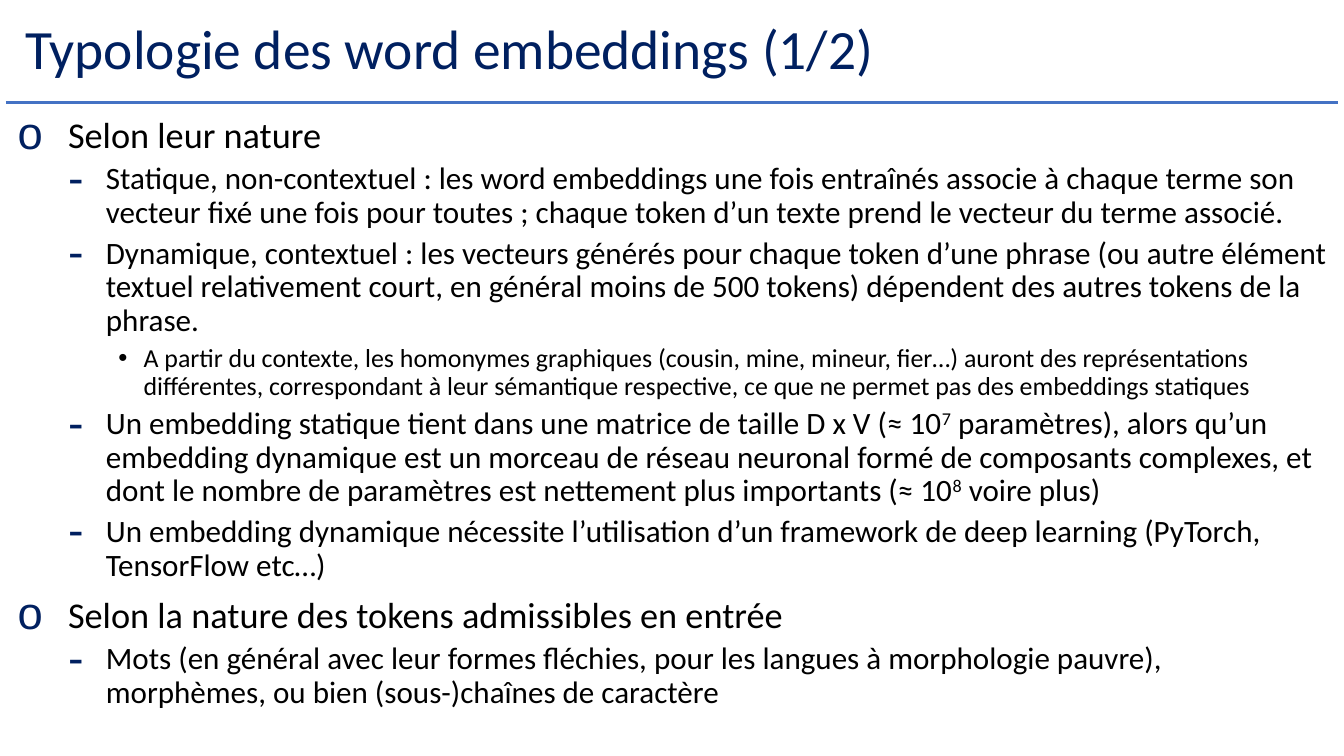
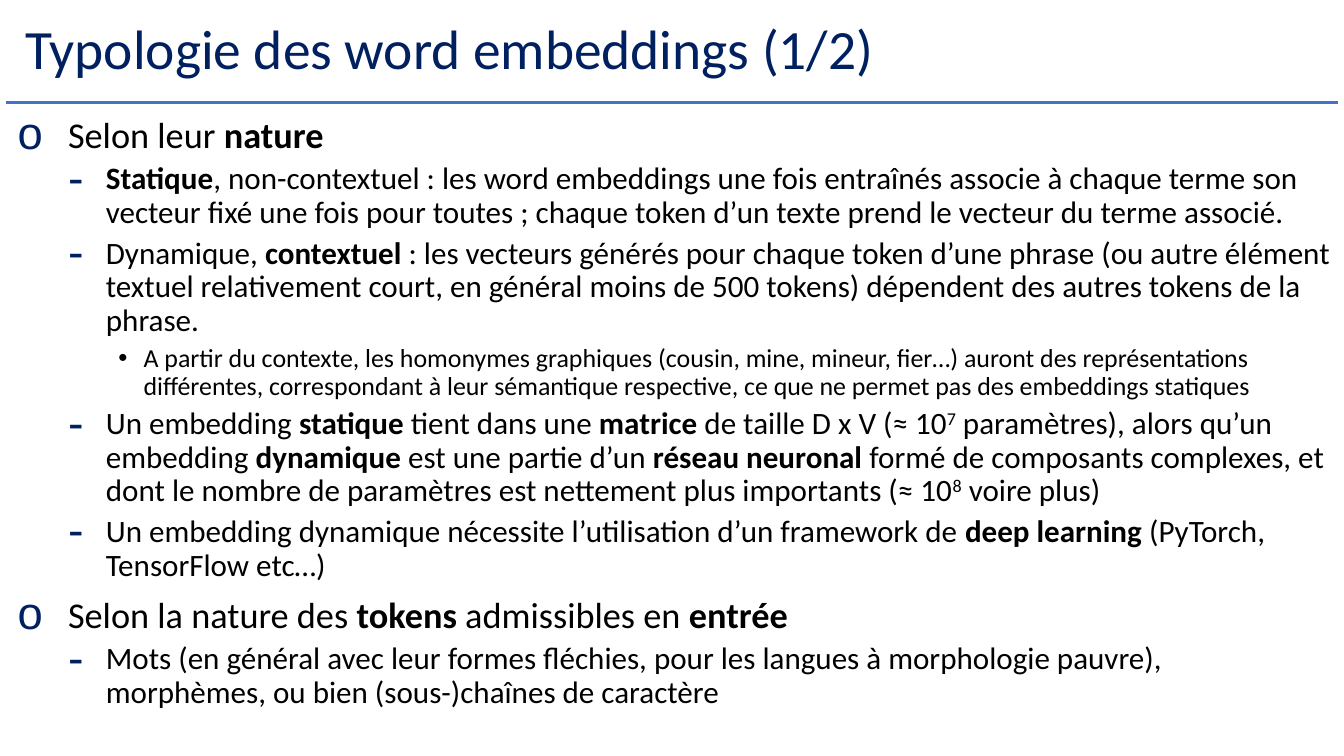
Before and after one commit to Herve-Guerin/cours-NLP-Gustave-Eiffel, a slide deck: slide 68 of Slides/NLP et Analyse Textuelle V2 - 2.pptx (slide 69 before the commit). Drawn at 1344x756 pixels with LibreOffice and Linux fonts; fonts in the diff are those of the drawing. Boxes give left, top, right and bottom in pixels: in the first picture for what was removed or moved away, otherwise in the second. Text is boxed around its words. In the diff, an @@ line names an element or a change of style, - is before the commit and + after.

```diff
--- a/Slides/NLP et Analyse Textuelle V2 - 2.pptx
+++ b/Slides/NLP et Analyse Textuelle V2 - 2.pptx
@@ text at (x1=68, y1=122, x2=1330, y2=629): bold on in "nature", "Statique,", "contextuel", "deep learning" and 1 more places @@
@@ text at (x1=106, y1=411, x2=1324, y2=506): text changed @@
-  – Un embedding statique tient dans une matrice de taille D x V (≈ 107 paramètres), alors qu’un embedding dynamique est un morceau de réseau neuronal formé de composants complexes, et dont le nombre de paramètres est nettement plus importants (≈ 108 voire plus)
+  – Un embedding statique tient dans une matrice de taille D x V (≈ 107 paramètres), alors qu’un embedding dynamique est une partie d’un réseau neuronal formé de composants complexes, et dont le nombre de paramètres est nettement plus importants (≈ 108 voire plus)
```
Also in this commit, not shown: 21 other slides changed, 5 slides added.
